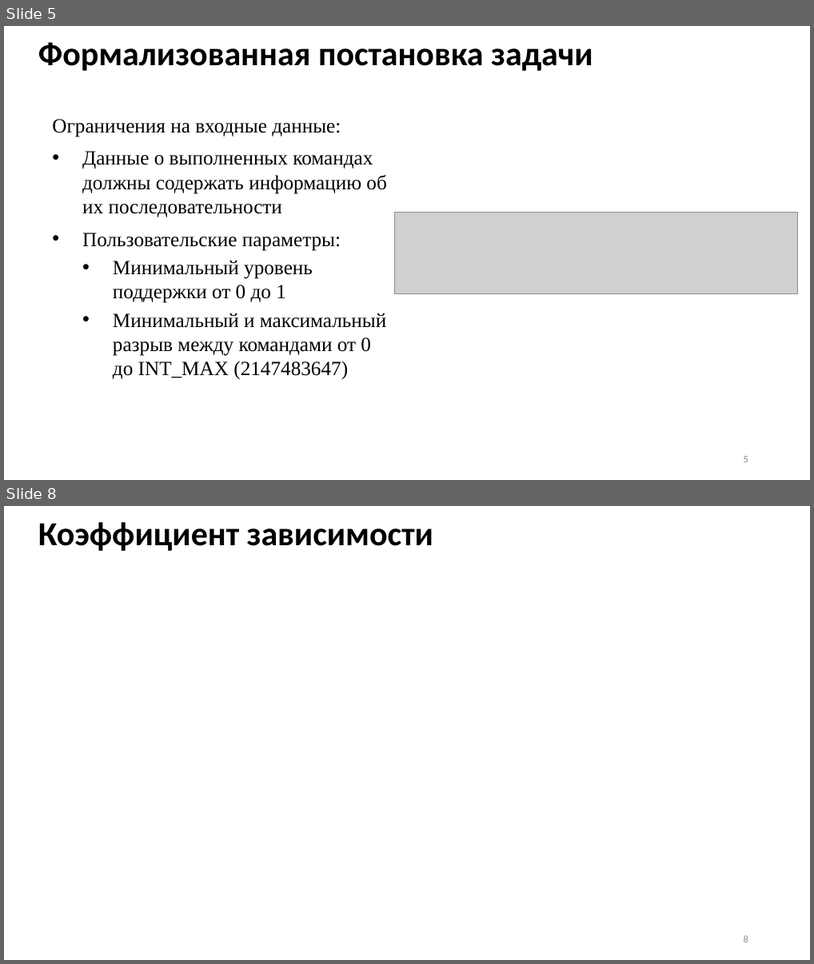
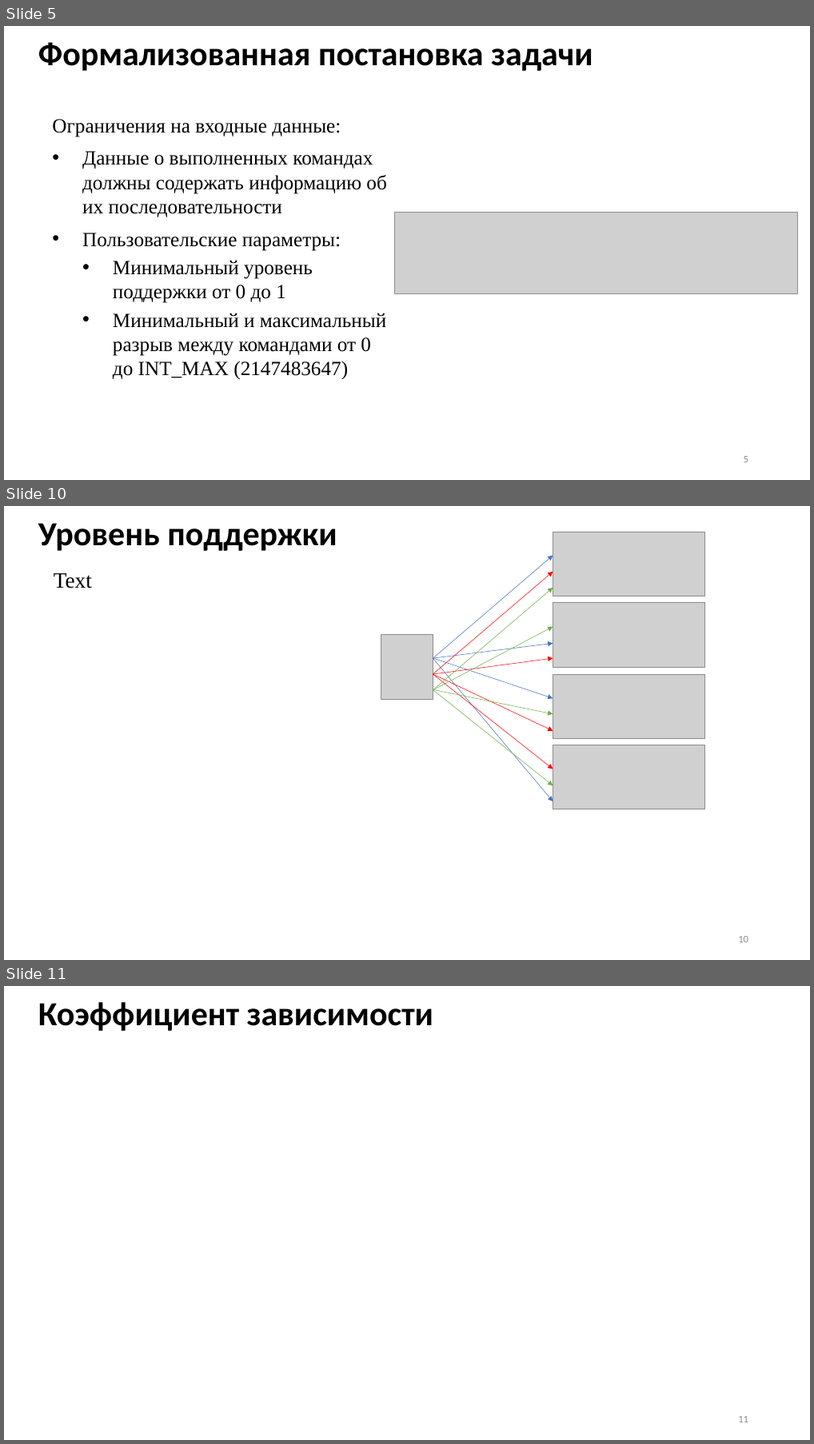
Before and after one commit to Inlucker/8semestr, a slide deck: ВКР/Презентация/ПронинАС_ВКР_презентация.pptx. Shown one above the other, each under a label of ours: slides 5 and 8 before the commit, slides 5, 10 and 11 after it; the slides between them are not shown. The pictures are 814x964 and 814x1444 pixels, drawn with LibreOffice and Linux fonts; fonts in the diff are those of the drawing; grey boxes stand for pictures. Boxes give left, top, right and bottom in pixels: in the first picture for what was removed or moved away, otherwise in the second. Text is boxed around its words. In the diff, an @@ line names an element or a change of style, - is before the commit and + after.

```diff
--- a/ВКР/Презентация/ПронинАС_ВКР_презентация.pptx
+++ b/ВКР/Презентация/ПронинАС_ВКР_презентация.pptx
@@ slide 10 added at box(4, 506, 810, 960), background #FFFFFF @@
@@ title added at box(38, 523, 337, 551), 40 pt, text #000000, bold @@
+Уровень поддержки
@@ picture added at box(554, 532, 706, 596) @@
@@ text added at box(54, 573, 92, 588), 26 pt, text #000000 @@
+Text
@@ arrow added from (433, 674) to (554, 572), #FF0000 0.5 pt @@
@@ arrow added from (434, 658) to (554, 556), #4472C4 0.5 pt @@
@@ arrow added from (433, 690) to (554, 588), #70AD47 0.5 pt @@
@@ picture added at box(554, 603, 705, 667) @@
@@ picture added at box(382, 635, 433, 699) @@
@@ arrow added from (433, 690) to (554, 626), #70AD47 0.5 pt @@
@@ arrow added from (434, 658) to (554, 644), #4472C4 0.5 pt @@
@@ arrow added from (433, 658) to (554, 801), #4472C4 0.5 pt @@
@@ arrow added from (433, 674) to (554, 658), #FF0000 0.5 pt @@
@@ arrow added from (434, 658) to (554, 698), #4472C4 0.5 pt @@
@@ arrow added from (433, 674) to (554, 731), #FF0000 0.5 pt @@
@@ arrow added from (433, 674) to (554, 768), #FF0000 0.5 pt @@
@@ arrow added from (433, 689) to (554, 714), #70AD47 0.5 pt @@
@@ arrow added from (433, 690) to (554, 785), #70AD47 0.5 pt @@
@@ picture added at box(554, 674, 705, 738) @@
@@ picture added at box(554, 745, 705, 809) @@
@@ page number added at box(738, 936, 749, 942), 12 pt, text #8C8C8C @@
+10
@@ what was slide 8 is now slide 11 @@
@@ page number at box(738, 1416, 749, 1422): text changed @@
-8
+11
```
Also in this commit, not shown: 4 slides changed, 3 other slides added, 2 slides removed, 2 other files.
